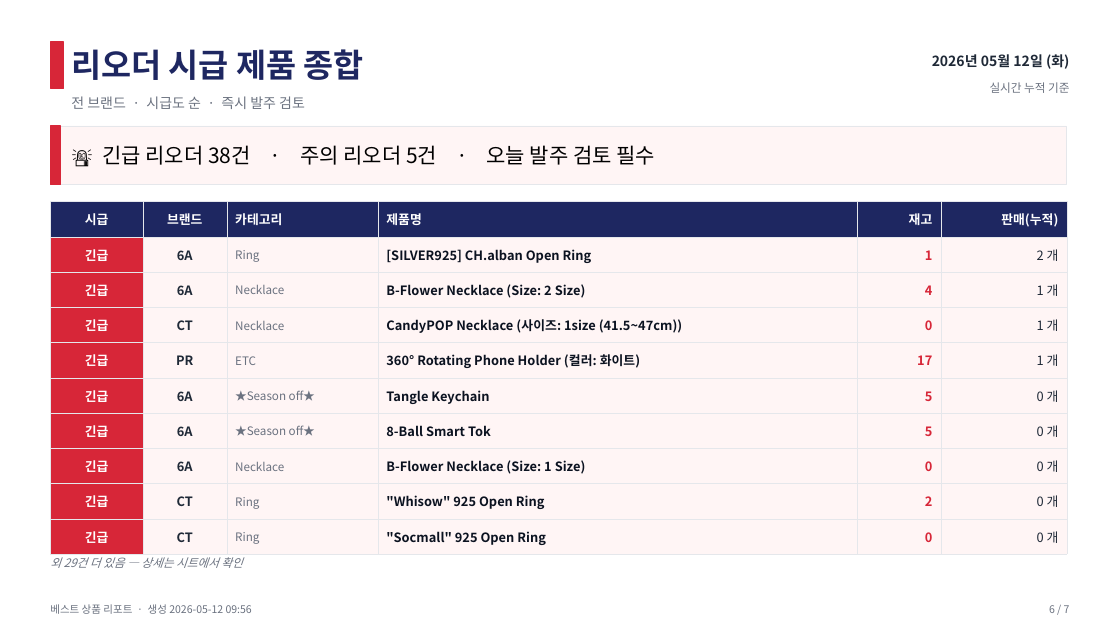
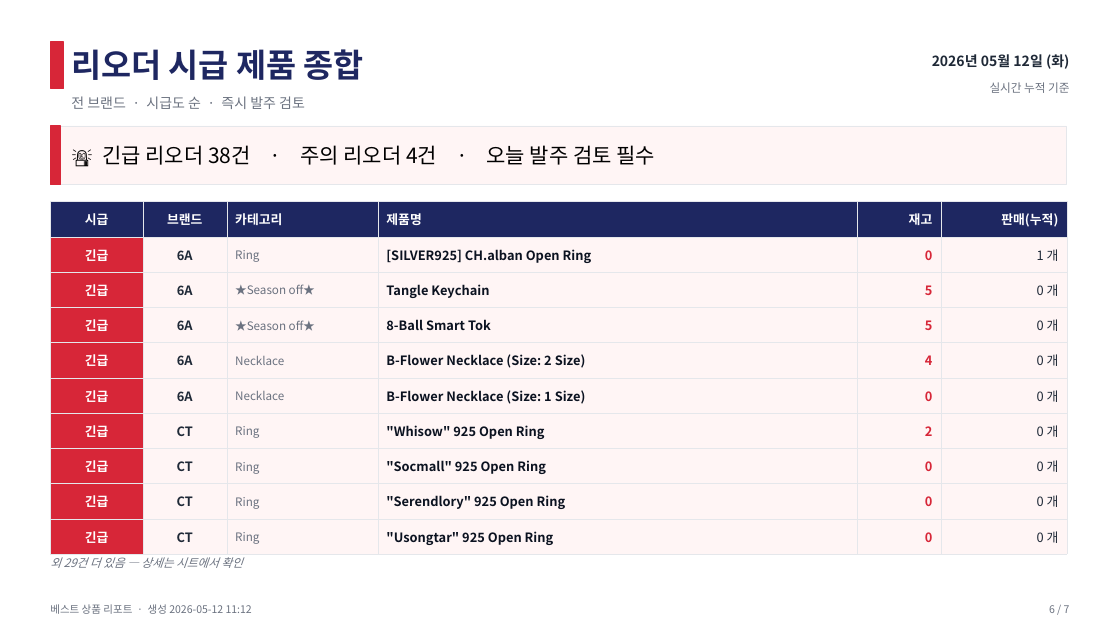
Before and after one commit to j65209/Brightbeed, a slide deck: slide 6 of data/sales-report.pptx. Drawn at 1120x630 pixels with LibreOffice and Linux fonts; fonts in the diff are those of the drawing. Boxes give left, top, right and bottom in pixels: in the first picture for what was removed or moved away, otherwise in the second. Text is boxed around its words. In the diff, an @@ line names an element or a change of style, - is before the commit and + after.

Commit message:
chore: 매출 PPT 업로드 (best-sellers-2026-05-12.pptx) — Phase 2 테스트

```diff
--- a/data/sales-report.pptx
+++ b/data/sales-report.pptx
@@ text at [102,145,656,165]: text changed @@
-🚨 긴급 리오더 38건 · 주의 리오더 5건 · 오늘 발주 검토 필수
+🚨 긴급 리오더 38건 · 주의 리오더 4건 · 오늘 발주 검토 필수
@@ table at [50,202,1067,549] @@
-row 2: 긴급 | 6A | Ring | [SILVER925] CH.alban Open Ring | 1 | 2 개
-row 3: 긴급 | 6A | Necklace | B-Flower Necklace (Size: 2 Size) | 4 | 1 개
-row 4: 긴급 | CT | Necklace | CandyPOP Necklace (사이즈: 1size (41.5~47cm)) | 0 | 1 개
-row 5: 긴급 | PR | ETC | 360° Rotating Phone Holder (컬러: 화이트) | 17 | 1 개
+row 2: 긴급 | 6A | Ring | [SILVER925] CH.alban Open Ring | 0 | 1 개
+row 5: 긴급 | 6A | Necklace | B-Flower Necklace (Size: 2 Size) | 4 | 0 개
+row 9: 긴급 | CT | Ring | "Serendlory" 925 Open Ring | 0 | 0 개
+row 10: 긴급 | CT | Ring | "Usongtar" 925 Open Ring | 0 | 0 개
@@ text at [50,604,252,614]: text changed @@
-베스트 상품 리포트 · 생성 2026-05-12 09:56
+베스트 상품 리포트 · 생성 2026-05-12 11:12
```
Also in this commit, not shown: 6 other slides changed.
